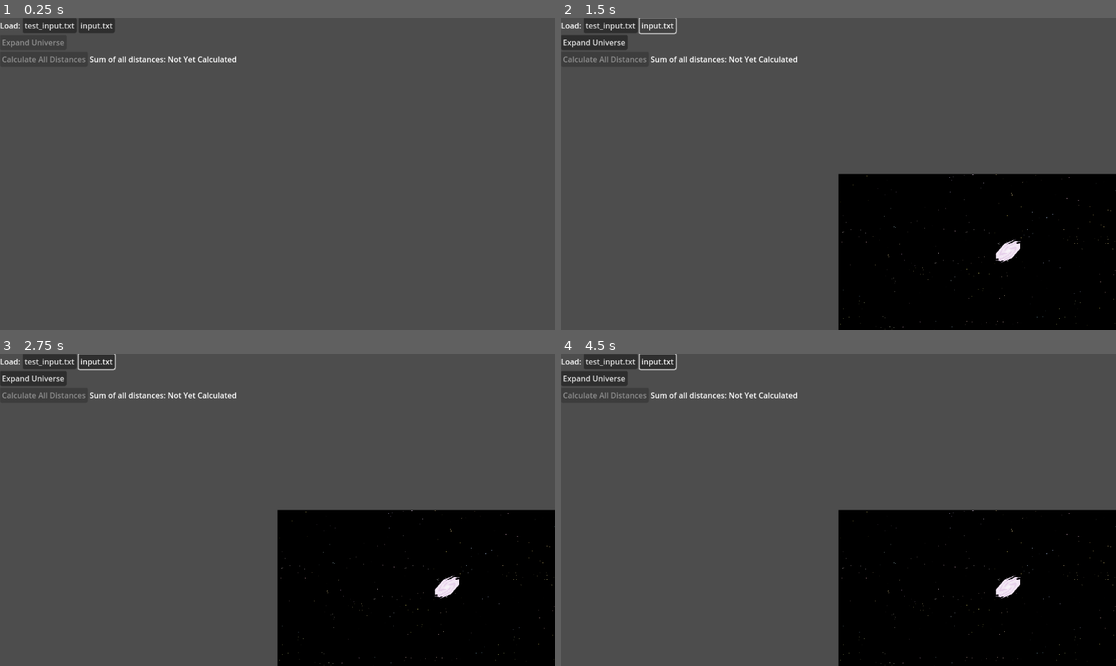
Above: before the commit, frames 1-4 (two rows, left to right).
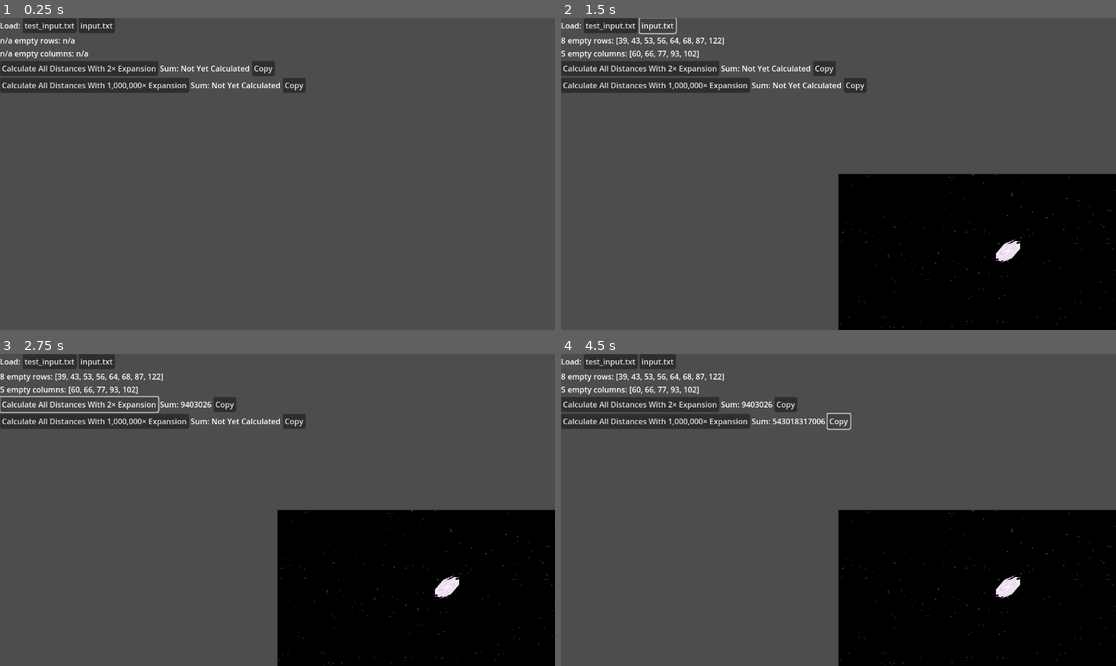
Above: after the commit, the same moments.

Repository: andrejp88/advent-of-code-2023
Game: Godot game, scene res://src/day_11/day_11.tscn
Same seed, same stepped clock (60 frames per second), same inputs: the game is played once before the commit and once after it. The project has no main scene, so this scene is started directly.
Inputs (mouse positions are in pixels of both pictures, inside the frame that each line leads up to):
- Up to frame 1 (0.25 s): no input
- Up to frame 2 (1.5 s): click "test_input.txt" at 0.5 s; click "input.txt" at 1.25 s
- Up to frame 3 (2.75 s): click (77, 403) at 2 s, where only the run after the commit has a clickable "Calculate All Distances With …"
- Up to frame 4 (4.5 s): click (783, 403) at 2.75 s, where only the run after the commit has a clickable "Copy"; click (655, 422) at 3.5 s, where only the run after the commit has a clickable "Calculate All Distances With …"; click (838, 422) at 4.25 s, where only the run after the commit has a clickable "Copy"

The runs differ from the first frame. In frame 1, 3.6% of the frame differs, in the area x 0-56%, y 6-24%; in frame 2, 4.2%, in the area x 0-56%, y 5-24%; in frame 3, 3.8%; in frame 4, 4.2%.

Commit message:
Day 11, Part 2

Diff:
--- a/src/day_11/day_11.gd
+++ b/src/day_11/day_11.gd
@@ -4,6 +4,19 @@
 @onready var tilemap: TileMap = $TileMap
 const tilemap_layer_starfield := 0
 const tilemap_layer_galaxies := 1
+
+
+var empty_rows := {}
+var empty_columns := {}
+
+
+func _ready() -> void:
+
+	# Have to connect these here because connecting them via the UI binds a node path relative from
+	# the button, not the script.
+
+	$"CanvasLayer/VBoxContainer/HBoxContainer4/CalculateAllDistancesWith2×ExpansionButton".pressed.connect(calculate_all_distances_with_expansion.bind(2, $"CanvasLayer/VBoxContainer/HBoxContainer4/SumOfAllDistancesWith2×ExpansionLabel"))
+	$"CanvasLayer/VBoxContainer/HBoxContainer5/CalculateAllDistancesWith1,000,000×ExpansionButton".pressed.connect(calculate_all_distances_with_expansion.bind(1_000_000, $"CanvasLayer/VBoxContainer/HBoxContainer5/SumOfAllDistancesWith1,000,000×ExpansionLabel"))
 
 
 func load_and_repopulate_tilemap(path: String) -> void:
@@ -16,12 +29,27 @@
 
 func repopulate_tilemap(input: String) -> void:
 
+	# Clear previous data
+
 	tilemap.clear()
 	$CanvasLayer/VBoxContainer/HBoxContainer3/SumOfAllDistanceLabel.text = "Not Yet Calculated"
 	$CanvasLayer/VBoxContainer/HBoxContainer2/ExpandUniverseButton.disabled = false
 	$CanvasLayer/VBoxContainer/HBoxContainer3/CalculateAllDistancesButton.disabled = true
+	$"CanvasLayer/VBoxContainer/HBoxContainer4/SumOfAllDistancesWith2×ExpansionLabel".text = "Not Yet Calculated"
+	$"CanvasLayer/VBoxContainer/HBoxContainer5/SumOfAllDistancesWith1,000,000×ExpansionLabel".text = "Not Yet Calculated"
+	$CanvasLayer/VBoxContainer/HBoxContainer6/NumEmptyRows.text = "n/a"
+	$CanvasLayer/VBoxContainer/HBoxContainer7/NumEmptyColumns.text = "n/a"
+	$CanvasLayer/VBoxContainer/HBoxContainer6/EmptyRows.text = "n/a"
+	$CanvasLayer/VBoxContainer/HBoxContainer7/EmptyColumns.text = "n/a"
+
+	empty_rows = {}
+	empty_columns = {}
+
 	for child: Node in $Lines.get_children():
 		child.queue_free()
+
+
+	# Populate
 
 	var lines := input.split("\n", false)
 
@@ -35,6 +63,25 @@
 			if character == "#":
 				var atlas_coords := get_random_galaxy_atlas_coords()
 				tilemap.set_cell(tilemap_layer_galaxies, Vector2i(x, y), 1, atlas_coords)
+
+	var tilemap_pos := tilemap.get_used_rect().position
+	var tilemap_size := tilemap.get_used_rect().size
+
+	# Determine which rows/columns are empty
+	for x: int in range(tilemap_pos.x, tilemap_pos.x + tilemap_size.x):
+		if not does_column_have_galaxies(x):
+			empty_columns[x] = true
+
+	for y: int in range(tilemap_pos.y, tilemap_pos.y + tilemap_size.y):
+		if not does_row_have_galaxies(y):
+			empty_rows[y] = true
+
+	$CanvasLayer/VBoxContainer/HBoxContainer6/NumEmptyRows.text = str(empty_rows.size())
+	$CanvasLayer/VBoxContainer/HBoxContainer7/NumEmptyColumns.text = str(empty_columns.size())
+
+	$CanvasLayer/VBoxContainer/HBoxContainer6/EmptyRows.text = str(empty_rows.keys())
+	$CanvasLayer/VBoxContainer/HBoxContainer7/EmptyColumns.text = str(empty_columns.keys())
+
 
 
 func get_random_starfield_atlas_coords() -> Vector2i:
@@ -210,3 +257,88 @@
 				running_total += absi(galaxy_a.x - galaxy_b.x) + absi(galaxy_a.y - galaxy_b.y)
 
 	$CanvasLayer/VBoxContainer/HBoxContainer3/SumOfAllDistanceLabel.text = str(running_total)
+
+
+func calculate_all_distances_with_expansion(expansion_factor: int, result_label: Label) -> void:
+
+	for child: Node in $Lines.get_children():
+		child.queue_free()
+
+	var galaxies: Array[Vector2i] = []
+
+	var tilemap_pos := tilemap.get_used_rect().position
+	var tilemap_size := tilemap.get_used_rect().size
+
+	for x: int in range(tilemap_pos.x, tilemap_pos.x + tilemap_size.x):
+		for y: int in range(tilemap_pos.y, tilemap_pos.y + tilemap_size.y):
+			var galaxy_cell_data := tilemap.get_cell_tile_data(tilemap_layer_galaxies, Vector2i(x, y))
+			if galaxy_cell_data != null:
+				galaxies.push_back(Vector2i(x, y))
+
+	var running_total := 0
+
+
+
+	for galaxy_a: Vector2i in galaxies:
+		var galaxy_a_idx := galaxy_a.x + (galaxy_a.y * tilemap_size.x)
+
+		for galaxy_b: Vector2i in galaxies:
+			var galaxy_b_idx := galaxy_b.x + (galaxy_b.y * tilemap_size.x)
+
+			if galaxy_b_idx > galaxy_a_idx:
+				# Add a visual line
+				#var line_2d := Line2D.new()
+				#line_2d.add_point((Vector2(galaxy_a) + Vector2(0.5, 0.5)) * tilemap.scale.x * tilemap.tile_set.tile_size.x)
+				#line_2d.add_point((Vector2(galaxy_b) + Vector2(0.5, 0.5)) * tilemap.scale.x * tilemap.tile_set.tile_size.x)
+				#line_2d.antialiased = true
+				#line_2d.width = 2
+				#line_2d.default_color = Color(1, 1, 1, 0.1)
+				#$Lines.add_child(line_2d)
+
+				# Calculate the distance
+				var min_x := mini(galaxy_a.x, galaxy_b.x)
+				var max_x := maxi(galaxy_a.x, galaxy_b.x)
+
+				for x in range(min_x, max_x):
+					if x in empty_columns:
+						running_total += expansion_factor
+					else:
+						running_total += 1
+
+
+				var min_y := mini(galaxy_a.y, galaxy_b.y)
+				var max_y := maxi(galaxy_a.y, galaxy_b.y)
+
+				for y in range(min_y, max_y):
+					if y in empty_rows:
+						running_total += expansion_factor
+					else:
+						running_total += 1
+
+	result_label.text = str(running_total)
+
+
+func does_column_have_galaxies(column: int) -> bool:
+	for row: int in range(tilemap.get_used_rect().position.y, tilemap.get_used_rect().position.y + tilemap.get_used_rect().size.y):
+		var galaxy_cell_data := tilemap.get_cell_tile_data(tilemap_layer_galaxies, Vector2i(column, row))
+		if galaxy_cell_data != null:
+			return true
+
+	return false
+
+
+func does_row_have_galaxies(row: int) -> bool:
+	for column: int in range(tilemap.get_used_rect().position.x, tilemap.get_used_rect().position.x + tilemap.get_used_rect().size.x):
+		var galaxy_cell_data := tilemap.get_cell_tile_data(tilemap_layer_galaxies, Vector2i(column, row))
+		if galaxy_cell_data != null:
+			return true
+
+	return false
+
+
+func _on_copy_part_1_result_pressed() -> void:
+	DisplayServer.clipboard_set($"CanvasLayer/VBoxContainer/HBoxContainer4/SumOfAllDistancesWith2×ExpansionLabel".text)
+
+
+func _on_copy_part_2_result_pressed() -> void:
+	DisplayServer.clipboard_set($"CanvasLayer/VBoxContainer/HBoxContainer5/SumOfAllDistancesWith1,000,000×ExpansionLabel".text)
--- a/src/day_11/day_11.tscn
+++ b/src/day_11/day_11.tscn
@@ -7,6 +7,7 @@
 [sub_resource type="TileSetAtlasSource" id="TileSetAtlasSource_yk1uf"]
 texture = ExtResource("4_yorqa")
 texture_region_size = Vector2i(512, 512)
+use_texture_padding = false
 0:0/0 = 0
 1:0/0 = 0
 2:0/0 = 0
@@ -112,7 +113,38 @@
 layout_mode = 2
 text = "input.txt"
 
+[node name="HBoxContainer6" type="HBoxContainer" parent="CanvasLayer/VBoxContainer"]
+layout_mode = 2
+
+[node name="NumEmptyRows" type="Label" parent="CanvasLayer/VBoxContainer/HBoxContainer6"]
+layout_mode = 2
+text = "n/a"
+
+[node name="Label" type="Label" parent="CanvasLayer/VBoxContainer/HBoxContainer6"]
+layout_mode = 2
+text = "empty rows:"
+
+[node name="EmptyRows" type="Label" parent="CanvasLayer/VBoxContainer/HBoxContainer6"]
+layout_mode = 2
+text = "n/a"
+
+[node name="HBoxContainer7" type="HBoxContainer" parent="CanvasLayer/VBoxContainer"]
+layout_mode = 2
+
+[node name="NumEmptyColumns" type="Label" parent="CanvasLayer/VBoxContainer/HBoxContainer7"]
+layout_mode = 2
+text = "n/a"
+
+[node name="Label" type="Label" parent="CanvasLayer/VBoxContainer/HBoxContainer7"]
+layout_mode = 2
+text = "empty columns:"
+
+[node name="EmptyColumns" type="Label" parent="CanvasLayer/VBoxContainer/HBoxContainer7"]
+layout_mode = 2
+text = "n/a"
+
 [node name="HBoxContainer2" type="HBoxContainer" parent="CanvasLayer/VBoxContainer"]
+visible = false
 layout_mode = 2
 
 [node name="ExpandUniverseButton" type="Button" parent="CanvasLayer/VBoxContainer/HBoxContainer2"]
@@ -121,6 +153,7 @@
 text = "Expand Universe"
 
 [node name="HBoxContainer3" type="HBoxContainer" parent="CanvasLayer/VBoxContainer"]
+visible = false
 layout_mode = 2
 
 [node name="CalculateAllDistancesButton" type="Button" parent="CanvasLayer/VBoxContainer/HBoxContainer3"]
@@ -135,8 +168,48 @@
 [node name="SumOfAllDistanceLabel" type="Label" parent="CanvasLayer/VBoxContainer/HBoxContainer3"]
 layout_mode = 2
 text = "Not Yet Calculated"
+
+[node name="HBoxContainer4" type="HBoxContainer" parent="CanvasLayer/VBoxContainer"]
+layout_mode = 2
+
+[node name="CalculateAllDistancesWith2×ExpansionButton" type="Button" parent="CanvasLayer/VBoxContainer/HBoxContainer4"]
+layout_mode = 2
+text = "Calculate All Distances With 2× Expansion"
+
+[node name="Label" type="Label" parent="CanvasLayer/VBoxContainer/HBoxContainer4"]
+layout_mode = 2
+text = "Sum:"
+
+[node name="SumOfAllDistancesWith2×ExpansionLabel" type="Label" parent="CanvasLayer/VBoxContainer/HBoxContainer4"]
+layout_mode = 2
+text = "Not Yet Calculated"
+
+[node name="CopyPart1Result" type="Button" parent="CanvasLayer/VBoxContainer/HBoxContainer4"]
+layout_mode = 2
+text = "Copy"
+
+[node name="HBoxContainer5" type="HBoxContainer" parent="CanvasLayer/VBoxContainer"]
+layout_mode = 2
+
+[node name="CalculateAllDistancesWith1,000,000×ExpansionButton" type="Button" parent="CanvasLayer/VBoxContainer/HBoxContainer5"]
+layout_mode = 2
+text = "Calculate All Distances With 1,000,000× Expansion"
+
+[node name="Label" type="Label" parent="CanvasLayer/VBoxContainer/HBoxContainer5"]
+layout_mode = 2
+text = "Sum:"
+
+[node name="SumOfAllDistancesWith1,000,000×ExpansionLabel" type="Label" parent="CanvasLayer/VBoxContainer/HBoxContainer5"]
+layout_mode = 2
+text = "Not Yet Calculated"
+
+[node name="CopyPart2Result" type="Button" parent="CanvasLayer/VBoxContainer/HBoxContainer5"]
+layout_mode = 2
+text = "Copy"
 
 [connection signal="pressed" from="CanvasLayer/VBoxContainer/HBoxContainer/LoadTestInputButton" to="." method="load_and_repopulate_tilemap" binds= ["res://src/day_11/test_input.txt"]]
 [connection signal="pressed" from="CanvasLayer/VBoxContainer/HBoxContainer/LoadRealInputButton" to="." method="load_and_repopulate_tilemap" binds= ["res://src/day_11/input.txt"]]
 [connection signal="pressed" from="CanvasLayer/VBoxContainer/HBoxContainer2/ExpandUniverseButton" to="." method="expand_universe"]
 [connection signal="pressed" from="CanvasLayer/VBoxContainer/HBoxContainer3/CalculateAllDistancesButton" to="." method="calculate_all_distances"]
+[connection signal="pressed" from="CanvasLayer/VBoxContainer/HBoxContainer4/CopyPart1Result" to="." method="_on_copy_part_1_result_pressed"]
+[connection signal="pressed" from="CanvasLayer/VBoxContainer/HBoxContainer5/CopyPart2Result" to="." method="_on_copy_part_2_result_pressed"]
